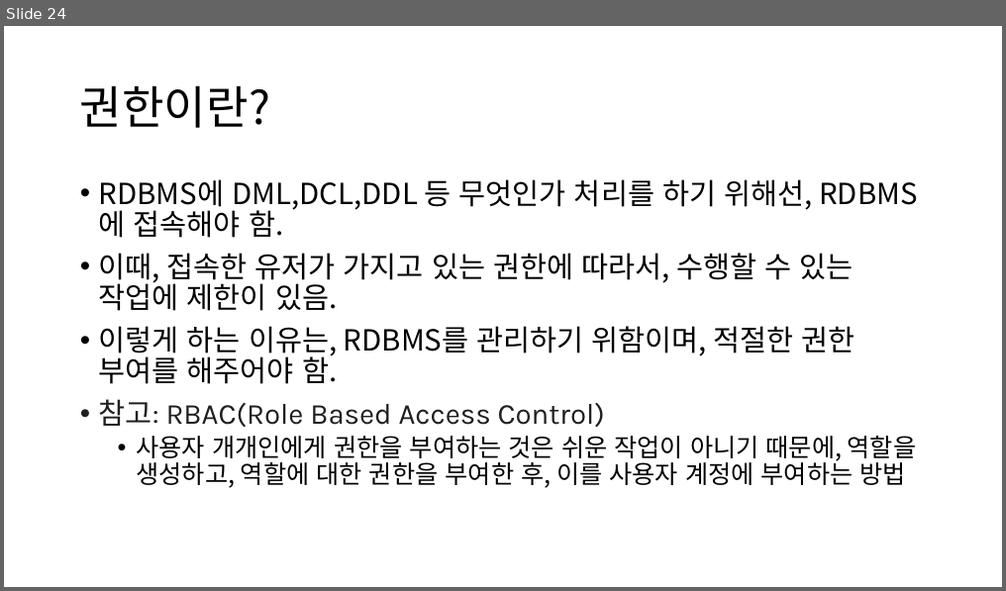
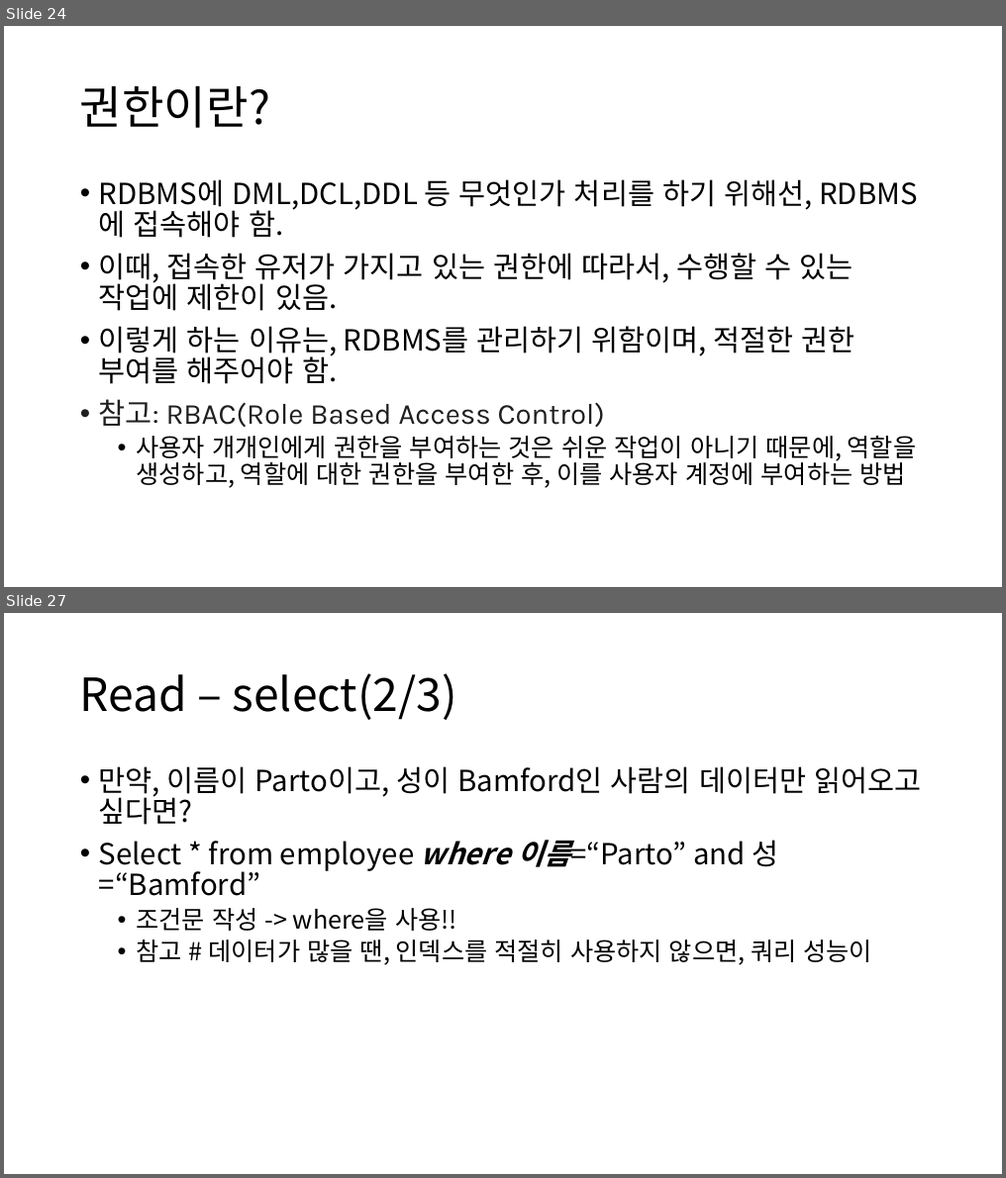
Before and after one commit to Baskervir/simcoding_jm, a slide deck: hy/수업자료/9주차 SQL/SQL.pptx. Shown one above the other, each under a label of ours: slide 24 before the commit, slides 24 and 27 after it; the slides between them are not shown. The pictures are 1006x591 and 1006x1178 pixels, drawn with LibreOffice and Linux fonts; fonts in the diff are those of the drawing. Boxes give left, top, right and bottom in pixels: in the first picture for what was removed or moved away, otherwise in the second. Text is boxed around its words. In the diff, an @@ line names an element or a change of style, - is before the commit and + after.

```diff
--- a/hy/수업자료/9주차 SQL/SQL.pptx
+++ b/hy/수업자료/9주차 SQL/SQL.pptx
@@ slide 27 added at (4, 613, 1002, 1174), background #FFFFFF @@
@@ title added at (80, 673, 457, 720), 44 pt, text #000000 @@
+Read – select(2/3)
@@ text added at (99, 766, 921, 965), 28 pt, text #000000 @@
+• 만약, 이름이 Parto이고, 성이 Bamford인 사람의 데이터만 읽어오고 싶다면?
+• Select * from employee where 이름=“Parto” and 성=“Bamford”
+  • 조건문 작성 -> where을 사용!!
+  • 참고 # 데이터가 많을 땐, 인덱스를 적절히 사용하지 않으면, 쿼리 성능이
```
Also in this commit, not shown: 12 other slides added, 1 other file.
